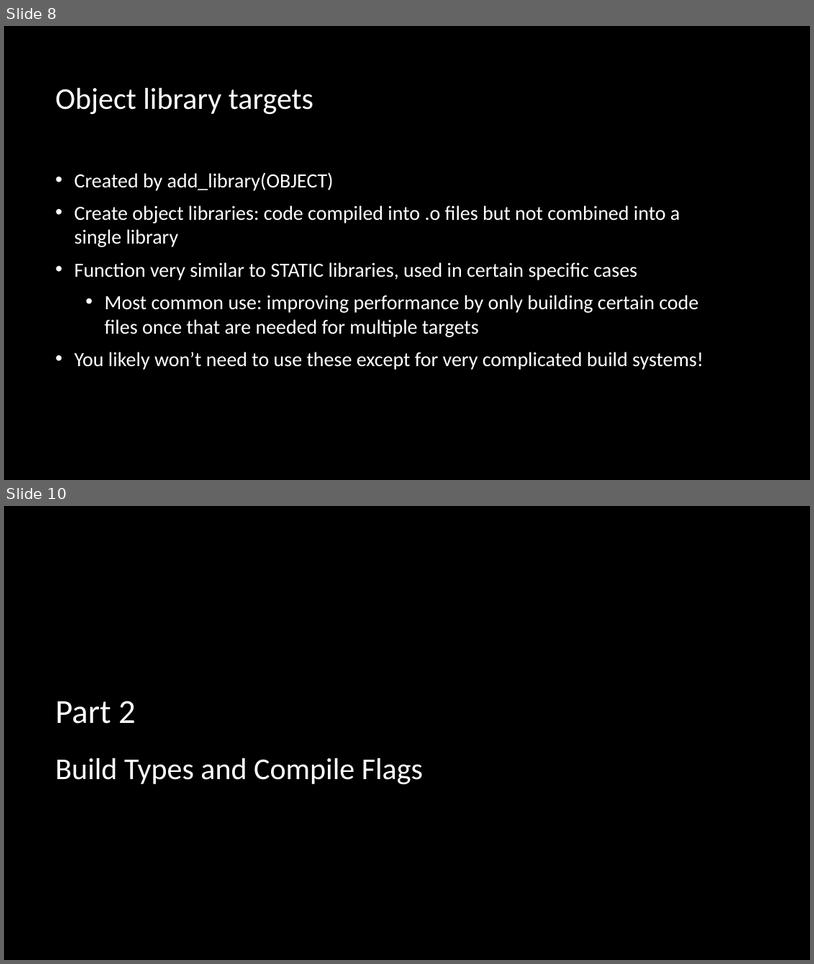
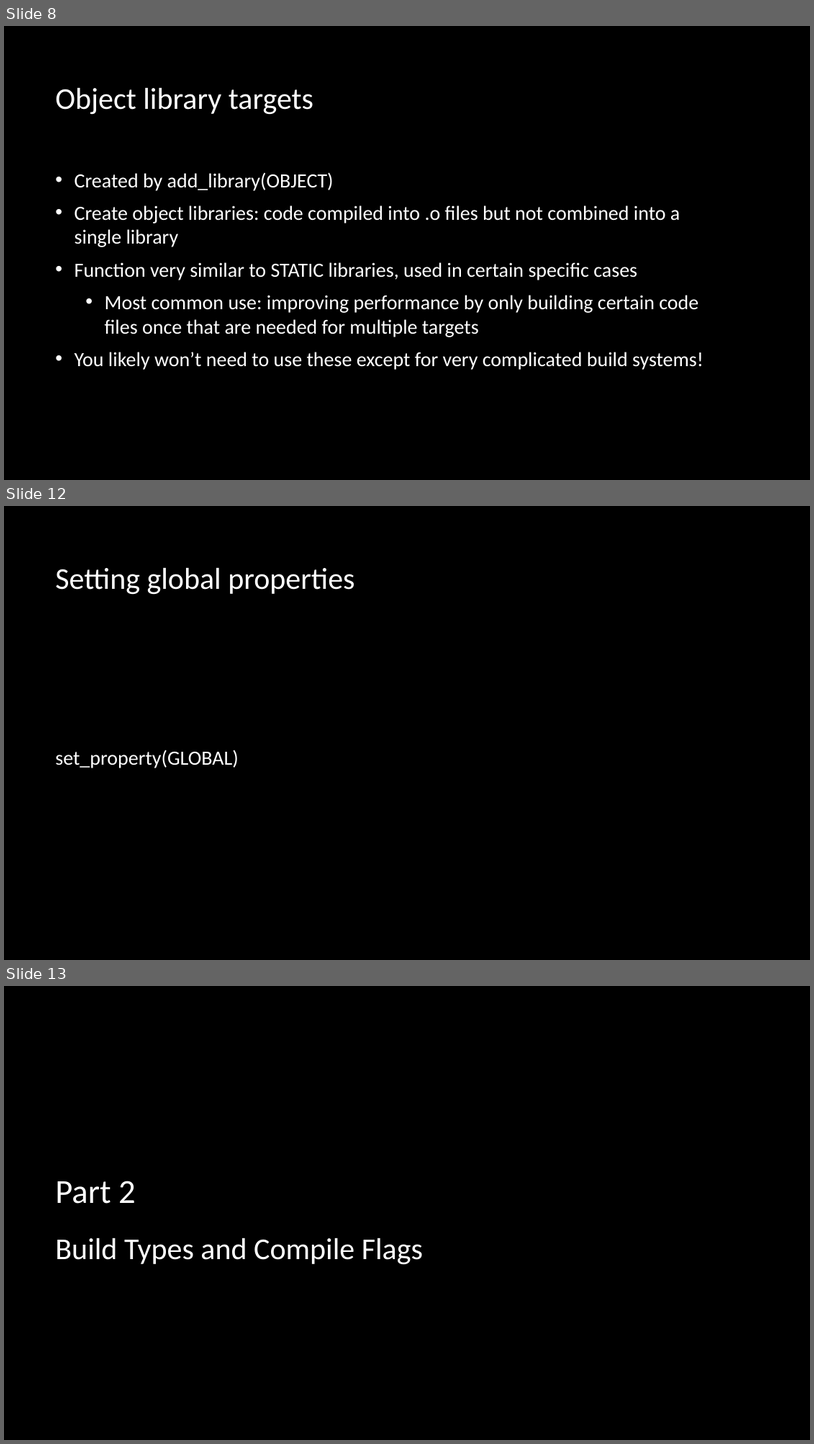
Before and after one commit to multiplemonomials/CMakeTraining, a slide deck: Session 2 - More Advanced CMake.pptx. Shown one above the other, each under a label of ours: slides 8 and 10 before the commit, slides 8, 12 and 13 after it; the slides between them are not shown. The pictures are 814x964 and 814x1444 pixels, drawn with LibreOffice and Linux fonts; fonts in the diff are those of the drawing; background and template pictures are left out. Boxes give left, top, right and bottom in pixels: in the first picture for what was removed or moved away, otherwise in the second. Text is boxed around its words. In the diff, an @@ line names an element or a change of style, - is before the commit and + after.

Commit message:
Add properties section

```diff
--- a/Session 2 - More Advanced CMake.pptx
+++ b/Session 2 - More Advanced CMake.pptx
@@ slide 12 added at (x1=4, y1=506, x2=810, y2=960), background picture (left out) @@
@@ title added at (x1=55, y1=568, x2=355, y2=595), 36 pt, text #FFFFFF @@
+Setting global properties
@@ text added at (x1=55, y1=749, x2=238, y2=768), 24 pt, text #FFFFFF @@
+set_property(GLOBAL)
@@ what was slide 10 is now slide 13 @@
```
Also in this commit, not shown: 1 slide changed, 2 other slides added.
